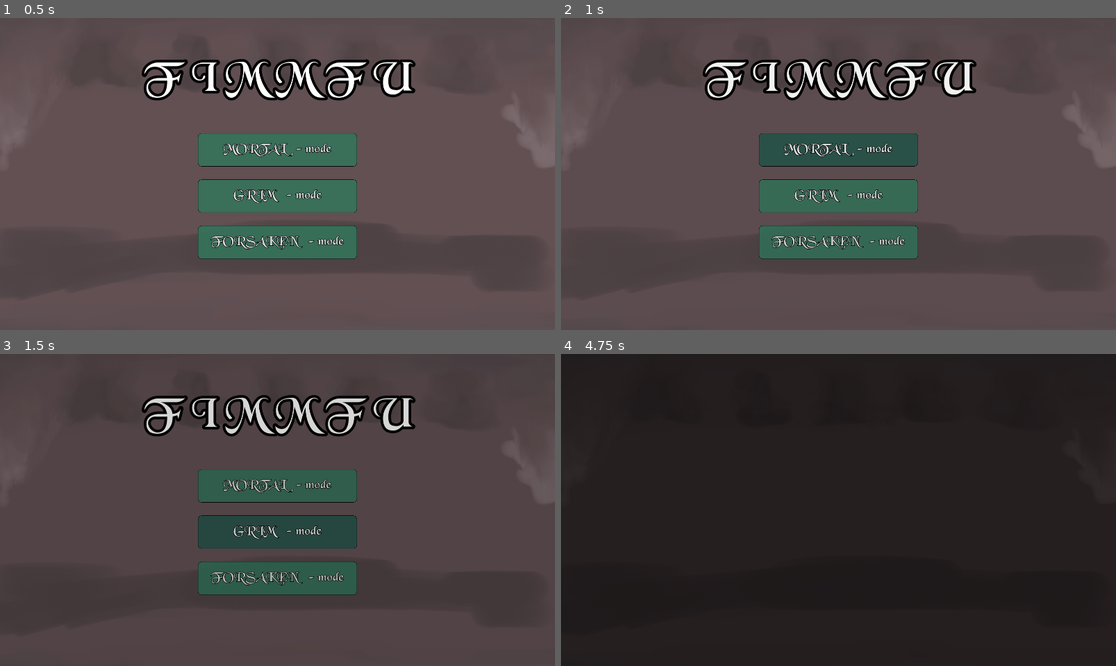
Above: before the commit, frames 1-4 (two rows, left to right).
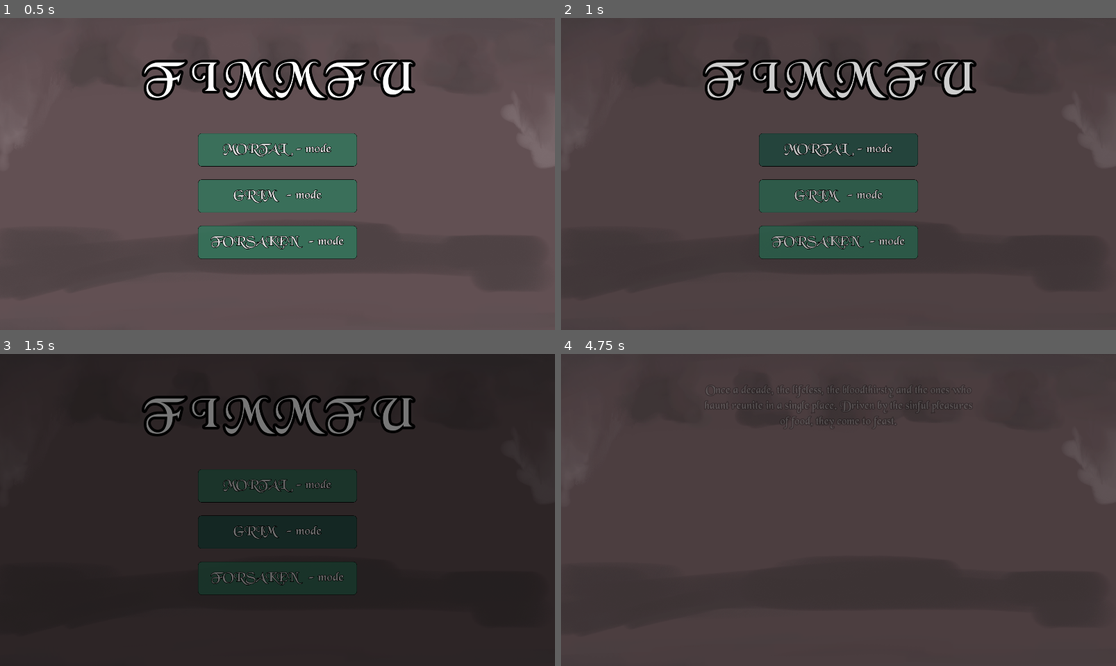
Above: after the commit, the same moments.

Repository: Henrique-Baumegger/godot-fims_food
Game: Godot game, scene res://scripts_and_scenes/game_loops/main.tscn
Two runs of this game, one before a commit and one after it. Both use one fixed random seed, a clock stepped at 60 frames per second and the inputs below.
Inputs (mouse positions are in pixels of both pictures, inside the frame that each line leads up to):
- Up to frame 1 (0.5 s): no input
- Up to frame 2 (1 s): click "MORTAL - mode" at 0.5 s
- Up to frame 3 (1.5 s): click "GRIM - mode" at 1.25 s
- Up to frame 4 (4.75 s): click "FORSAKEN - mode" at 2 s; click (838, 485) at 2.75 s, where only the run before the commit has a clickable "MORTAL - mode"; click (838, 531) at 3.5 s, where only the run before the commit has a clickable "GRIM - mode"; tap Enter at 4.25 s; move the mouse to (960, 494) at 4.27 s; click (960, 494) at 4.35 s

Frame 1 is identical in both runs. In frame 2, 1.6% of the frame differs, in the area x 26-75%, y 14-74%; in frame 3, 97%; in frame 4, 99%, in the area x 0-100%, y 0-100%.

Commit message:
balanced

Diff:
--- a/scripts_and_scenes/UI/scene_transition.gd
+++ b/scripts_and_scenes/UI/scene_transition.gd
@@ -2,8 +2,8 @@
 class_name SceneTransition
 
 
-const FADE_IN_TIME := 3
-const FADE_OUT_TIME := 5
+const FADE_IN_TIME := 1.5
+const FADE_OUT_TIME := 1.5
 const HOLD_TIME := 1
 
 
--- a/scripts_and_scenes/customer/skeleton.tscn
+++ b/scripts_and_scenes/customer/skeleton.tscn
@@ -20,7 +20,7 @@
 [node name="Customer" parent="." unique_id=1737731592 instance=ExtResource("1_6l7rs")]
 script = ExtResource("1_ybtii")
 creature_type = 2
-max_poison = 30
+max_poison = 16
 names_per_id = Array[String](["Sir calcium", "Ms. Sturdy", "Skulless lord", "Dead Steven", "Bob Bones"])
 alive_textures_per_id = Array[Texture2D]([ExtResource("2_27cea"), ExtResource("3_pqvvh"), ExtResource("2_jondo"), ExtResource("5_abggj"), ExtResource("6_abggj")])
 dead_textures_per_id = Array[Texture2D]([ExtResource("7_vcck5"), ExtResource("8_qcjxa"), ExtResource("9_ejfx8"), ExtResource("10_a5qyi"), ExtResource("11_pvdd6")])
--- a/scripts_and_scenes/game_loops/main.gd
+++ b/scripts_and_scenes/game_loops/main.gd
@@ -32,7 +32,12 @@
 	is_mid_transition = true
 	await scene_transition.go_to_black()
 
-	var new_scene: Node2D = AssetDictionary.instantiate_game_loop(to_loop, current_table_sizes_track[track_index])
+	var new_scene: Node2D = null
+	if to_loop == GameLoops.TABLE:
+		new_scene = AssetDictionary.instantiate_game_loop(to_loop,current_table_sizes_track[track_index])
+	else:
+		new_scene = AssetDictionary.instantiate_game_loop(to_loop,-1)
+
 
 	if to_loop == GameLoops.TABLE:
 		var table : TableGameLoop = new_scene as TableGameLoop
--- a/scripts_and_scenes/game_loops/persistent_accross_game_loops.tscn
+++ b/scripts_and_scenes/game_loops/persistent_accross_game_loops.tscn
@@ -48,7 +48,7 @@
 [node name="MoneyManager" parent="MoneyManagerWrapper/MarginContainer" unique_id=105379311 instance=ExtResource("3_r38cx")]
 layout_mode = 2
 text = "[img=140x140]res://art/items/coin_skull.png[/img]xx"
-money = 200
+money = 10
 
 [node name="ContinueButton" parent="." unique_id=1605215447 instance=ExtResource("4_go3jf")]
 offset_left = 1422.0
--- a/scripts_and_scenes/ingredients/ingredients_manager.gd
+++ b/scripts_and_scenes/ingredients/ingredients_manager.gd
@@ -1,9 +1,11 @@
 extends Node2D
 class_name IngredientsManager
 
-@export var initial_holly_water_quantity = 200
-@export var initial_warm_ingredient_quantity = 200
-@export var initial_drinks_quantity = 200
+@export var initial_holly_water_quantity: int = 4
+@export var initial_garlic_quantity: int = 12
+@export var initial_salt_quantity: int = 4
+@export var initial_silver_quantity: int = 8
+@export var initial_drinks_quantity: int = 2
 
 var warm_ingredients : Dictionary[Customer.Creatures , Ingredient]
 var drinks : Dictionary[Food.Drinks, Ingredient]
@@ -51,9 +53,9 @@
 func _enter_tree():
 	#ready has not ran yet
 	$HolyWater.set_initial_quantity(initial_holly_water_quantity)
-	$Garlic.set_initial_quantity(initial_warm_ingredient_quantity)
-	$Salt.set_initial_quantity(initial_warm_ingredient_quantity)
-	$Silver.set_initial_quantity(initial_warm_ingredient_quantity)
+	$Garlic.set_initial_quantity(initial_garlic_quantity)
+	$Salt.set_initial_quantity(initial_salt_quantity)
+	$Silver.set_initial_quantity(initial_silver_quantity)
 	$LeftDessert.set_initial_quantity(initial_drinks_quantity)
 	$StayDessert.set_initial_quantity(initial_drinks_quantity)
 	$RightDessert.set_initial_quantity(initial_drinks_quantity)
--- a/scripts_and_scenes/products/drinks_for_sale/left_drink_for_sale.tscn
+++ b/scripts_and_scenes/products/drinks_for_sale/left_drink_for_sale.tscn
@@ -12,7 +12,7 @@
 collision_2d = NodePath("CollisionShape2D")
 sprite_node = NodePath("Sprite2D")
 drink_type = 1
-price = 10
+price = 7
 batch_quantity = 1
 batch_increment = 0
 
--- a/scripts_and_scenes/products/drinks_for_sale/right_drink_for_sale.tscn
+++ b/scripts_and_scenes/products/drinks_for_sale/right_drink_for_sale.tscn
@@ -12,7 +12,7 @@
 collision_2d = NodePath("CollisionShape2D")
 sprite_node = NodePath("Sprite2D")
 drink_type = 2
-price = 10
+price = 7
 batch_quantity = 1
 batch_increment = 0
 
--- a/scripts_and_scenes/products/drinks_for_sale/stay_drink_for_sale.tscn
+++ b/scripts_and_scenes/products/drinks_for_sale/stay_drink_for_sale.tscn
@@ -12,7 +12,7 @@
 collision_2d = NodePath("CollisionShape2D")
 sprite_node = NodePath("Sprite2D")
 drink_type = 3
-price = 10
+price = 7
 batch_quantity = 1
 batch_increment = 0
 
--- a/scripts_and_scenes/products/sewing_kit_for_sale.tscn
+++ b/scripts_and_scenes/products/sewing_kit_for_sale.tscn
@@ -12,7 +12,7 @@
 collision_2d = NodePath("CollisionShape2D")
 sprite_node = NodePath("Sprite2D")
 is_sewing_kit = true
-price = 100
+price = 18
 batch_quantity = 1
 batch_increment = 0
 
--- a/scripts_and_scenes/products/warm_ingredients_for_sale/garlic_for_sale.tscn
+++ b/scripts_and_scenes/products/warm_ingredients_for_sale/garlic_for_sale.tscn
@@ -12,6 +12,8 @@
 collision_2d = NodePath("CollisionShape2D")
 sprite_node = NodePath("SpritesWrapper")
 poison_type = 1
+price = 7
+batch_quantity = 4
 batch_increment = 2
 
 [node name="CollisionShape2D" type="CollisionShape2D" parent="IngredientForSale" unique_id=7866343]
--- a/scripts_and_scenes/products/warm_ingredients_for_sale/holy_water_for_sale.tscn
+++ b/scripts_and_scenes/products/warm_ingredients_for_sale/holy_water_for_sale.tscn
@@ -12,8 +12,7 @@
 collision_2d = NodePath("CollisionShape2D")
 sprite_node = NodePath("SpritesWrapper")
 is_holy_water = true
-price = 0
-batch_quantity = 10
+price = 14
 batch_increment = 0
 
 [node name="SpritesWrapper" type="Node2D" parent="IngredientForSale" unique_id=652209326]
--- a/scripts_and_scenes/products/warm_ingredients_for_sale/salt_for_sale.tscn
+++ b/scripts_and_scenes/products/warm_ingredients_for_sale/salt_for_sale.tscn
@@ -12,6 +12,8 @@
 collision_2d = NodePath("CollisionShape2D")
 sprite_node = NodePath("SpritesWrapper")
 poison_type = 2
+price = 4
+batch_quantity = 2
 batch_increment = 2
 
 [node name="CollisionShape2D" type="CollisionShape2D" parent="IngredientForSale" unique_id=1926233041]
--- a/scripts_and_scenes/products/warm_ingredients_for_sale/silver_for_sale.tscn
+++ b/scripts_and_scenes/products/warm_ingredients_for_sale/silver_for_sale.tscn
@@ -12,6 +12,7 @@
 collision_2d = NodePath("CollisionShape2D")
 sprite_node = NodePath("SpritesWrapper")
 poison_type = 3
+batch_quantity = 4
 batch_increment = 2
 
 [node name="CollisionShape2D" type="CollisionShape2D" parent="IngredientForSale" unique_id=390645978]
